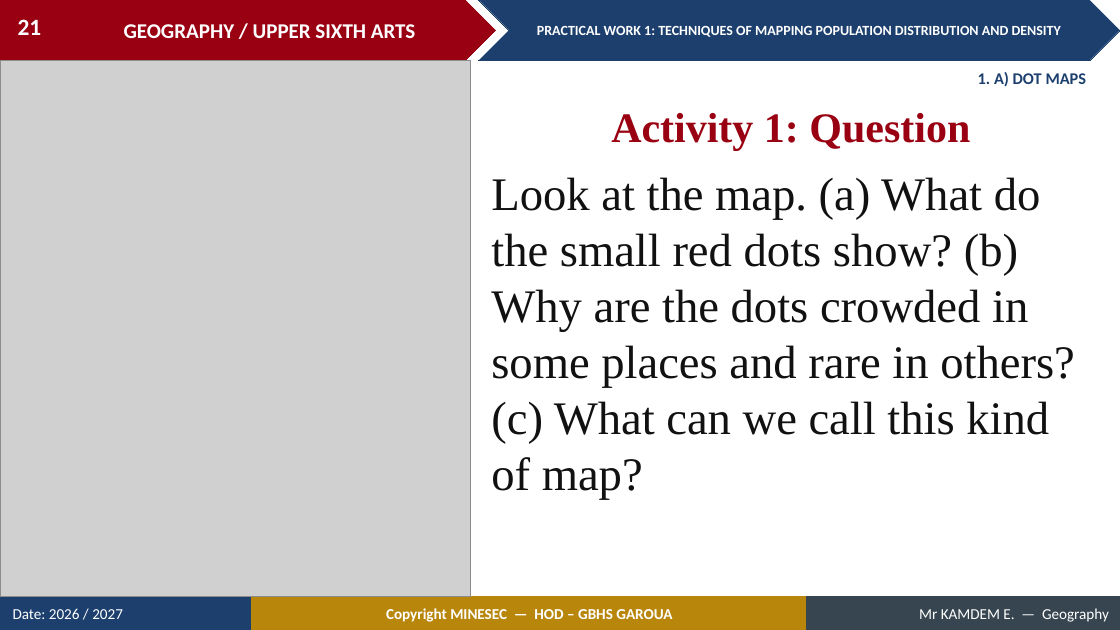
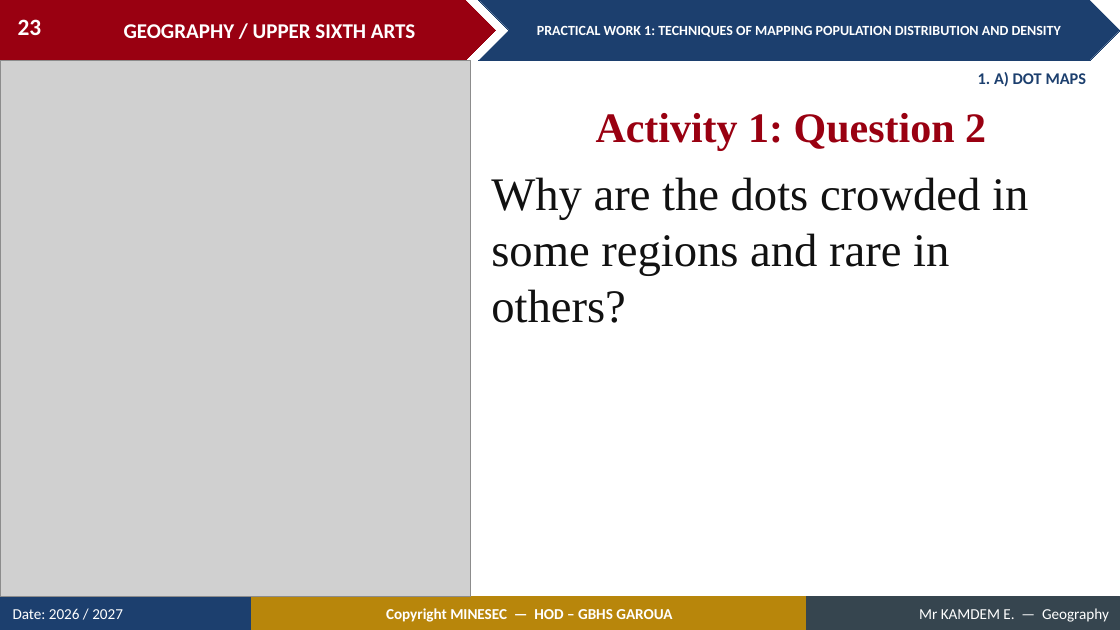
Before and after one commit to Berthautk/linea-github, a slide deck: slide 23 of lecons/USA/Population Geography/03_USA_POP_PW01_Techniques_of_Mapping_Population_Distribution_and_Density.pptx (slide 21 before the commit). Drawn at 1120x630 pixels with LibreOffice and Linux fonts; fonts in the diff are those of the drawing; grey boxes stand for pictures. Boxes give left, top, right and bottom in pixels: in the first picture for what was removed or moved away, otherwise in the second. Text is boxed around its words. In the diff, an @@ line names an element or a change of style, - is before the commit and + after.

```diff
--- a/lecons/USA/Population Geography/03_USA_POP_PW01_Techniques_of_Mapping_Population_Distribution_and_Density.pptx
+++ b/lecons/USA/Population Geography/03_USA_POP_PW01_Techniques_of_Mapping_Population_Distribution_and_Density.pptx
@@ page number at (18,19,42,35): text changed @@
-21
+23
@@ text at (596,113,986,150): text changed @@
-Activity 1: Question
+Activity 1: Question 2
@@ text at (491,177,1028,323): text changed @@
-Look at the map. (a) What do the small red dots show? (b) Why are the dots crowded in some places and rare in others? (c) What can we call this kind of map?
+Why are the dots crowded in some regions and rare in others?
```
Also in this commit, not shown: 9 other slides changed, 8 slides added, 3 other files.
